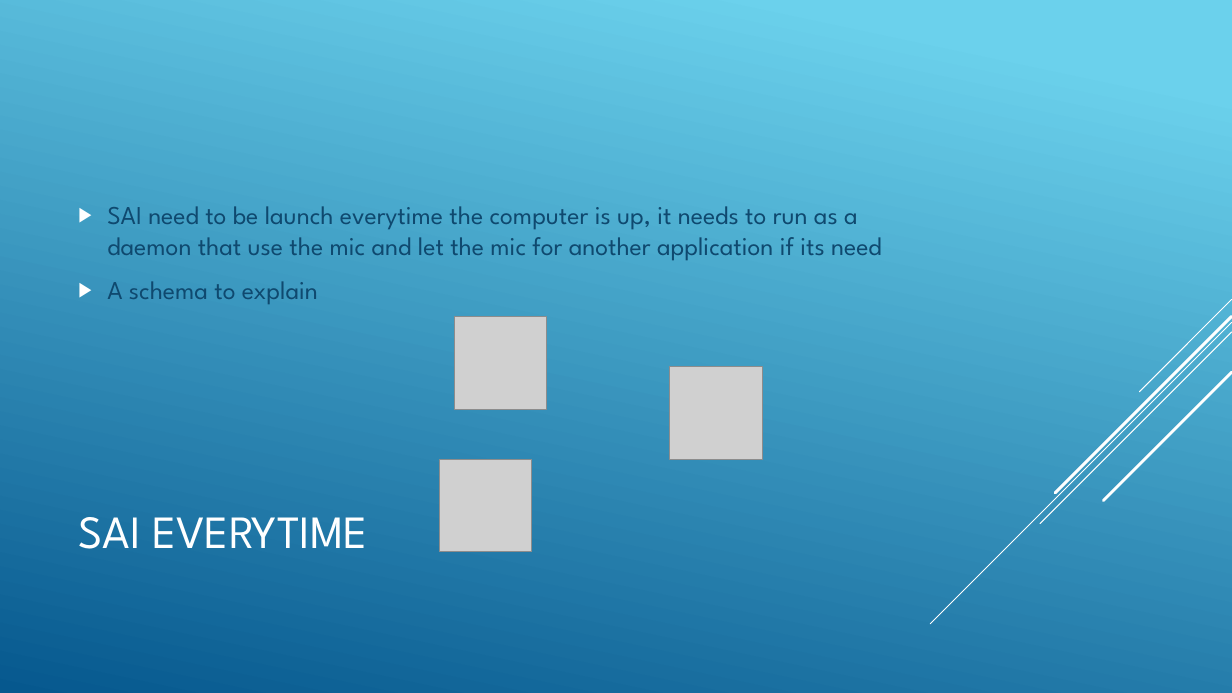
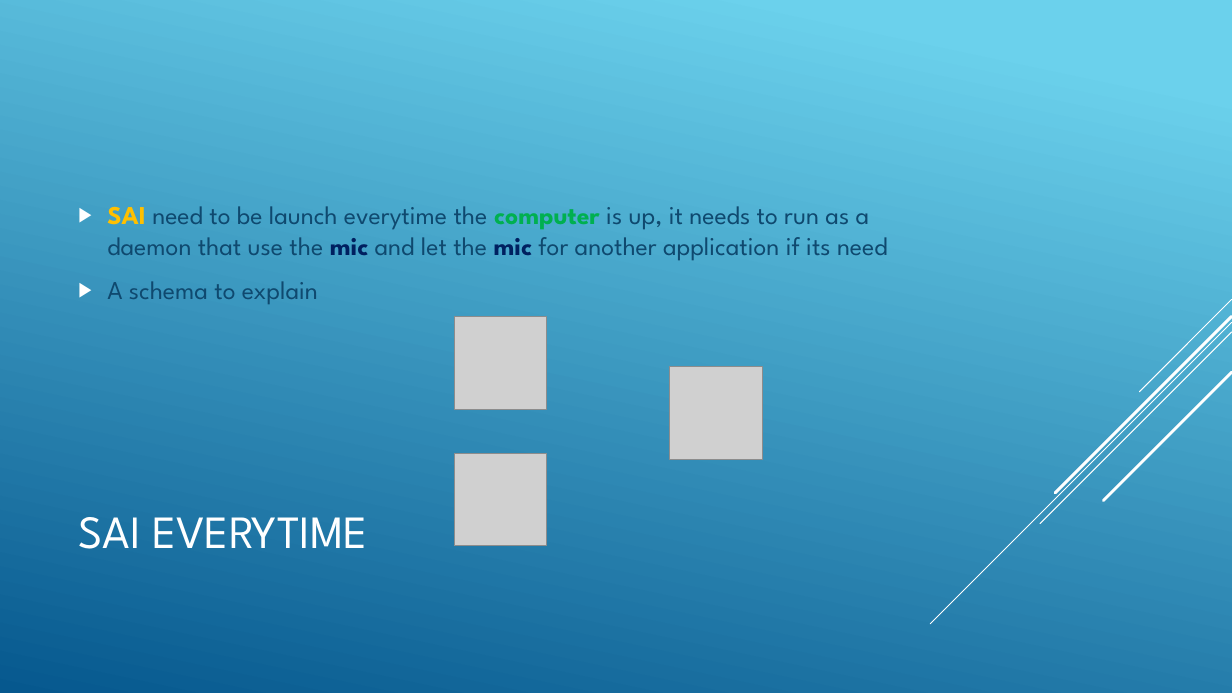
Before and after one commit to jnguyen1192/SIA, a slide deck: slide 10 of SAI_presentation.pptx. Drawn at 1232x693 pixels with LibreOffice and Linux fonts; fonts in the diff are those of the drawing; grey boxes stand for pictures. Boxes give left, top, right and bottom in pixels: in the first picture for what was removed or moved away, otherwise in the second. Text is boxed around its words. In the diff, an @@ line names an element or a change of style, - is before the commit and + after.

Commit message:
#12 Colors added for robust SAI on issues slides

```diff
--- a/SAI_presentation.pptx
+++ b/SAI_presentation.pptx
@@ text at [107, 206, 888, 260]: text colour #0F496F to #FFC000 in "SAI"; text colour #0F496F to #00B050 in "computer"; text colour #0F496F to #002060 in "mic mic"; bold on in "SAI computer mic mic" @@
@@ picture: place and size @@
-picture at [440, 459, 532, 552]
+picture at [454, 454, 546, 546]
```
